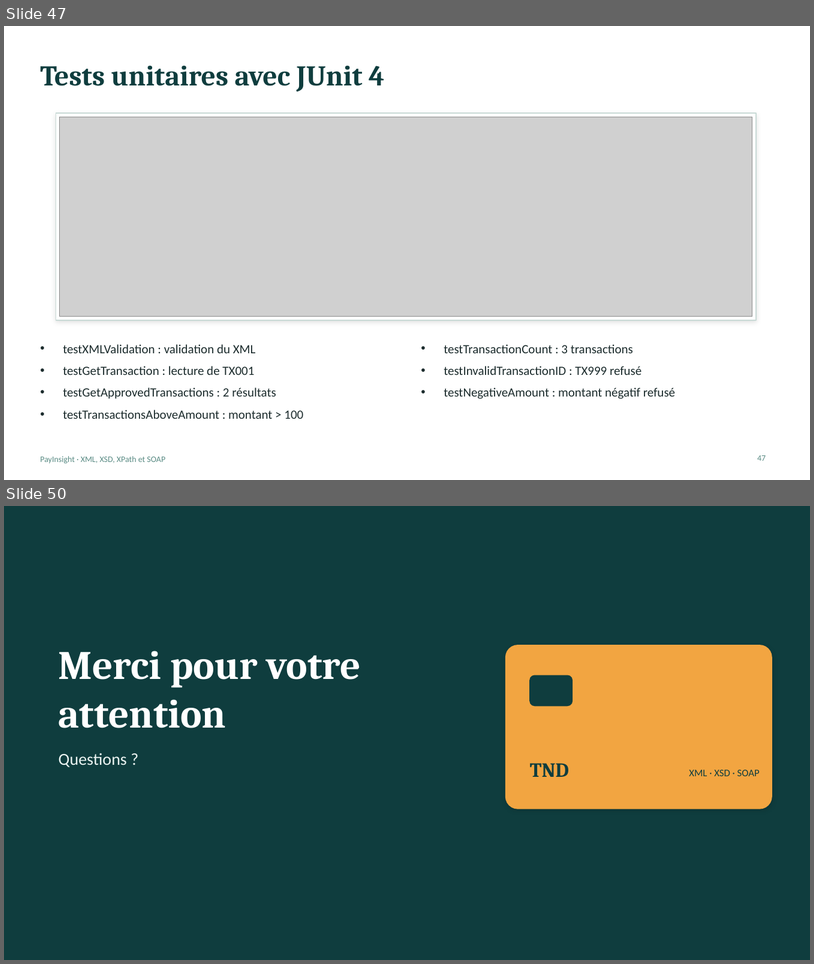
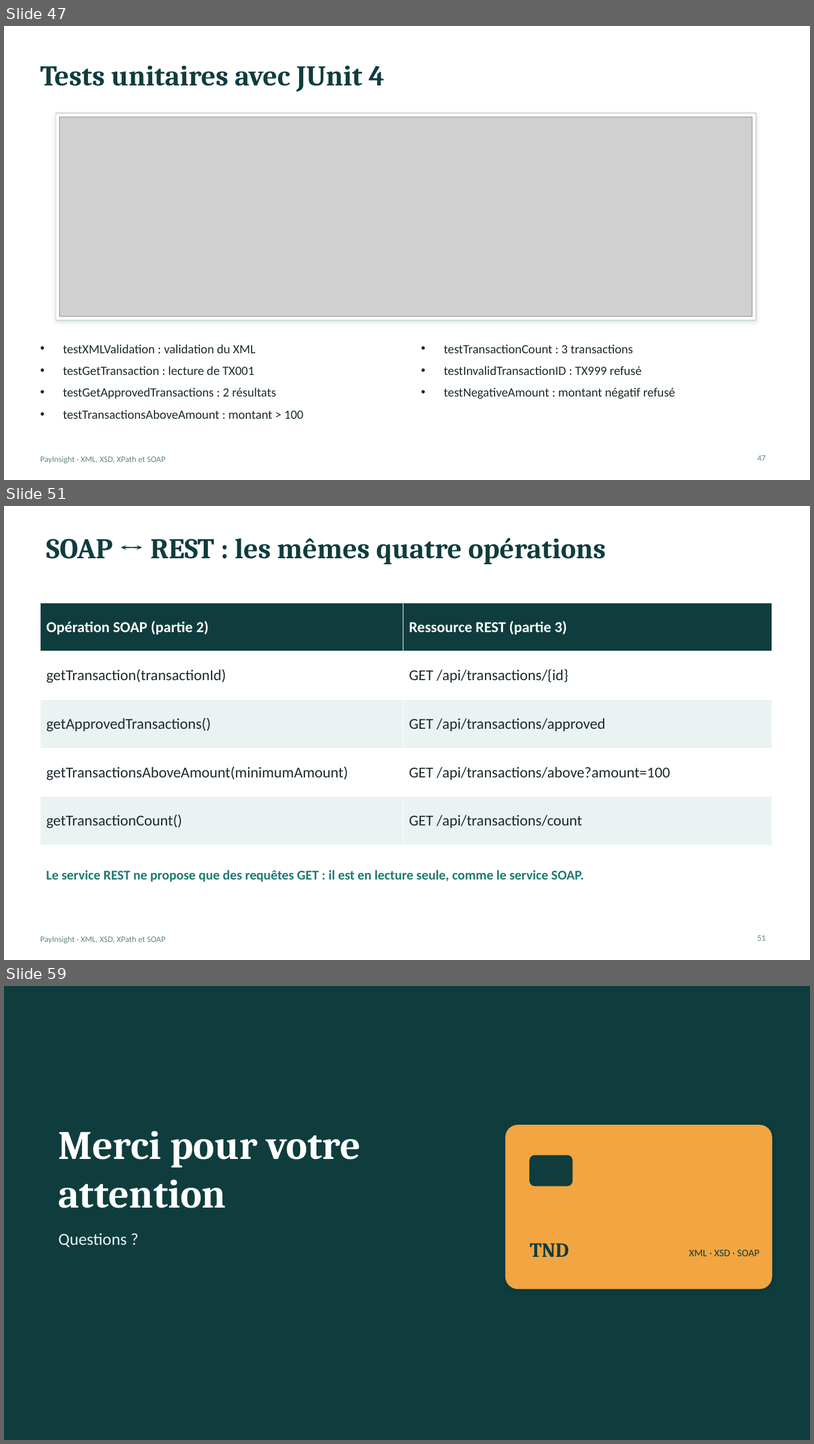
Before and after one commit to bouassidachayma/PayInsight, a slide deck: PayInsight_Presentation.pptx. Shown one above the other, each under a label of ours: slides 47 and 50 before the commit, slides 47, 51 and 59 after it; the slides between them are not shown. The pictures are 814x964 and 814x1444 pixels, drawn with LibreOffice and Linux fonts; fonts in the diff are those of the drawing; grey boxes stand for pictures. Boxes give left, top, right and bottom in pixels: in the first picture for what was removed or moved away, otherwise in the second. Text is boxed around its words. In the diff, an @@ line names an element or a change of style, - is before the commit and + after.

Commit message:
Integrate REST API with Jersey and add input validation

```diff
--- a/PayInsight_Presentation.pptx
+++ b/PayInsight_Presentation.pptx
@@ slide 51 added at (x1=4, y1=506, x2=810, y2=960), background #FFFFFF; not listed: 1 template element that a slide beside it also shows @@
@@ title added at (x1=46, y1=538, x2=606, y2=564), 34 pt, text #0F3D3E, bold @@
+SOAP ↔ REST : les mêmes quatre opérations
@@ table added at (x1=40, y1=603, x2=772, y2=845), 5 rows, 2 columns @@
+Opération SOAP (partie 2) | Ressource REST (partie 3)
+getTransaction(transactionId) | GET /api/transactions/{id}
+getApprovedTransactions() | GET /api/transactions/approved
+getTransactionsAboveAmount(minimumAmount) | GET /api/transactions/above?amount=100
+getTransactionCount() | GET /api/transactions/count
@@ text added at (x1=46, y1=870, x2=584, y2=882), 16 pt, text #1F7A72, bold @@
+Le service REST ne propose que des requêtes GET : il est en lecture seule, comme le service SOAP.
@@ page number added at (x1=758, y1=935, x2=766, y2=940), 10 pt, text #5B8C85 @@
+51
@@ what was slide 50 is now slide 59 @@
```
Also in this commit, not shown: 11 slides changed, 8 other slides added.
